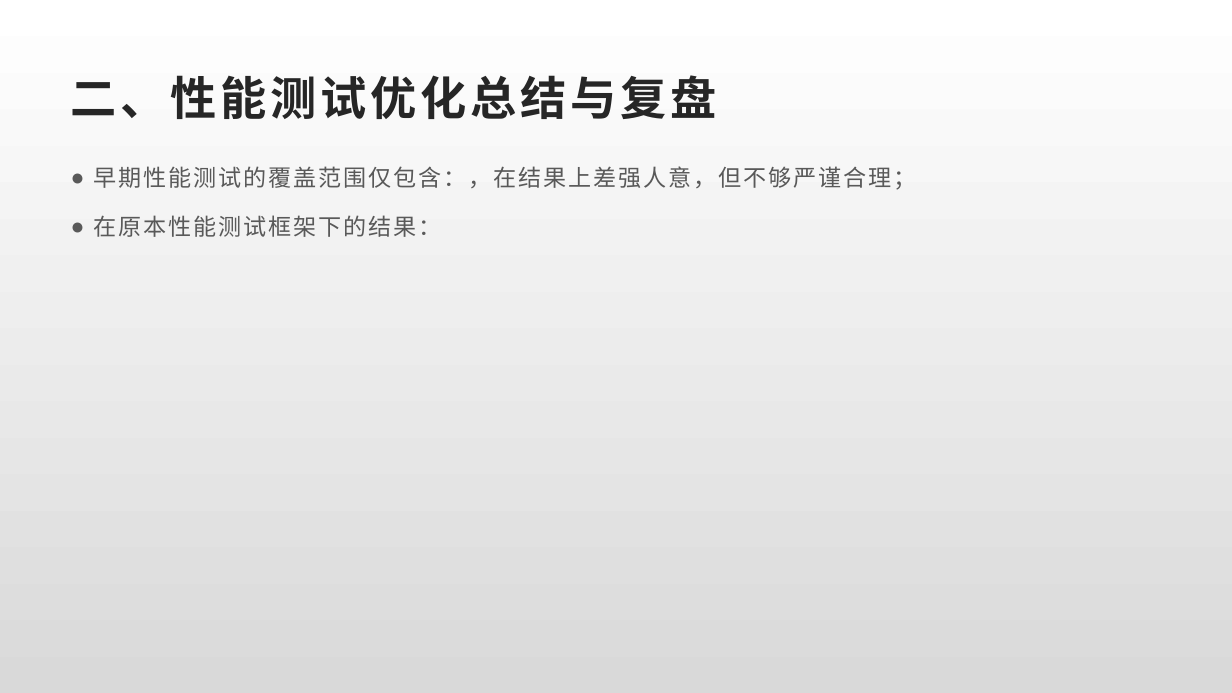
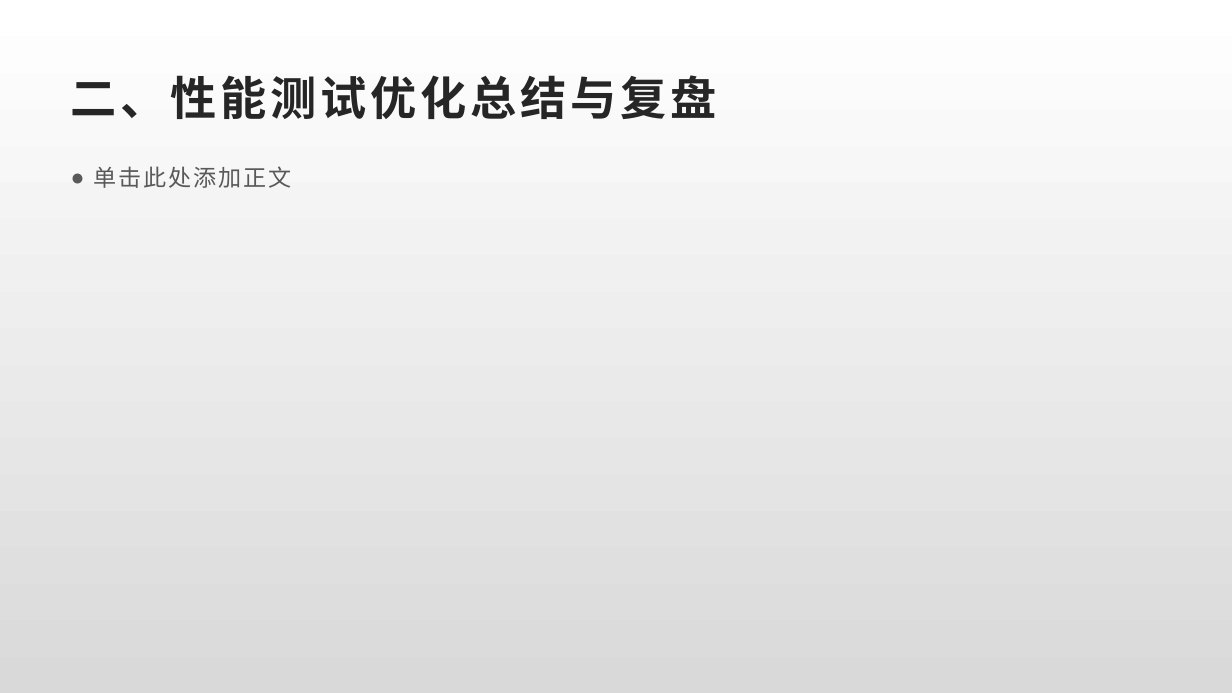
Before and after one commit to Rexixe1993/JavaScriptLesson, a slide deck: slide 11 of 全球版灌篮OBT复盘总结.pptx. Drawn at 1232x693 pixels with LibreOffice and Linux fonts; fonts in the diff are those of the drawing. Boxes give left, top, right and bottom in pixels: in the first picture for what was removed or moved away, otherwise in the second. Text is boxed around its words. In the diff, an @@ line names an element or a change of style, - is before the commit and + after.

```diff
--- a/全球版灌篮OBT复盘总结.pptx
+++ b/全球版灌篮OBT复盘总结.pptx
@@ text at bbox=[94, 166, 292, 188]: text changed @@
-● 早期性能测试的覆盖范围仅包含：，在结果上差强人意，但不够严谨合理；
-● 在原本性能测试框架下的结果：
+● 单击此处添加正文
```
Also in this commit, not shown: 4 other slides changed, 2 slides added.
